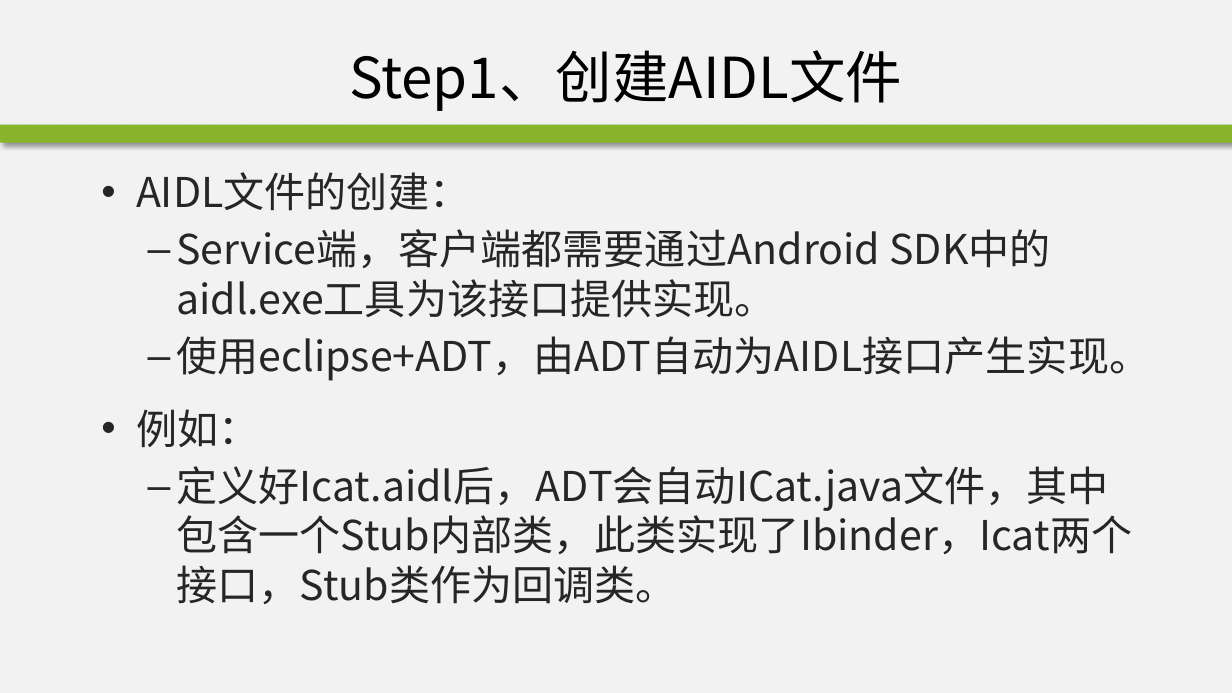
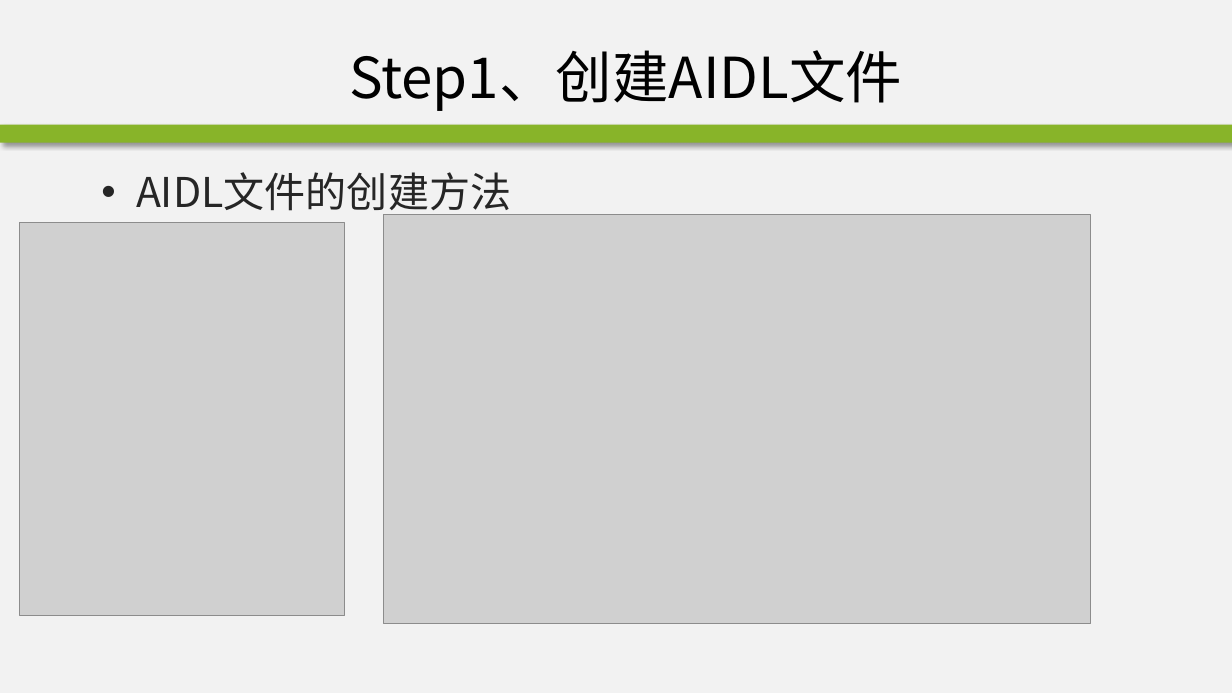
Before and after one commit to edu2act/course-android, a slide deck: slide 29 of materials/slides/ch10.pptx (slide 28 before the commit). Drawn at 1232x693 pixels with LibreOffice and Linux fonts; fonts in the diff are those of the drawing; grey boxes stand for pictures; background and template pictures are left out. Boxes give left, top, right and bottom in pixels: in the first picture for what was removed or moved away, otherwise in the second. Text is boxed around its words. In the diff, an @@ line names an element or a change of style, - is before the commit and + after.

```diff
--- a/materials/slides/ch10.pptx
+++ b/materials/slides/ch10.pptx
@@ text at [136,172,511,218]: text changed @@
-• AIDL文件的创建：
-  – Service端，客户端都需要通过Android SDK中的aidl.exe工具为该接口提供实现。
-  – 使用eclipse+ADT，由ADT自动为AIDL接口产生实现。
-• 例如：
-  – 定义好Icat.aidl后，ADT会自动ICat.java文件，其中包含一个Stub内部类，此类实现了Ibinder，Icat两个接口，Stub类作为回调类。
+• AIDL文件的创建方法
@@ picture added at [19,223,345,616] @@
@@ picture added at [384,215,1092,624] @@
```
Also in this commit, not shown: 7 other slides changed, 9 slides added, 20 other files.
